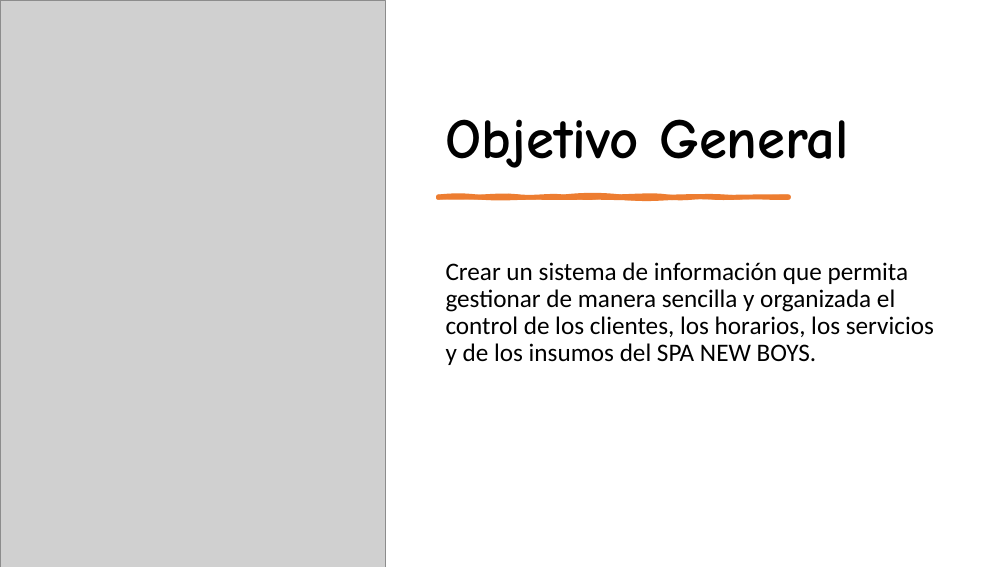
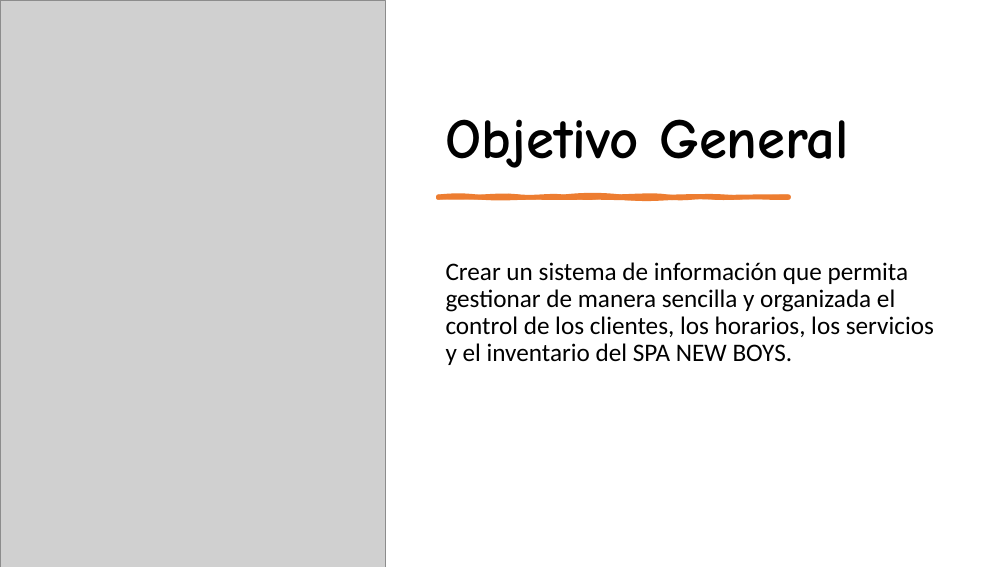
Before and after one commit to mari101-101/Sistema-spa, a slide deck: slide 7 of Documentos/Proyecto V1.1.pptx. Drawn at 1008x567 pixels with LibreOffice and Linux fonts; fonts in the diff are those of the drawing; grey boxes stand for pictures. Boxes give left, top, right and bottom in pixels: in the first picture for what was removed or moved away, otherwise in the second. Text is boxed around its words. In the diff, an @@ line names an element or a change of style, - is before the commit and + after.

```diff
--- a/Documentos/Proyecto V1.1.pptx
+++ b/Documentos/Proyecto V1.1.pptx
@@ text at (x1=446, y1=262, x2=934, y2=365): text changed @@
-Crear un sistema de información que permita gestionar de manera sencilla y organizada el control de los clientes, los horarios, los servicios y de los insumos del SPA NEW BOYS.
+Crear un sistema de información que permita gestionar de manera sencilla y organizada el control de los clientes, los horarios, los servicios y el inventario del SPA NEW BOYS.
```
Also in this commit, not shown: 5 other slides changed, 1 slide added, 2 slides removed.
